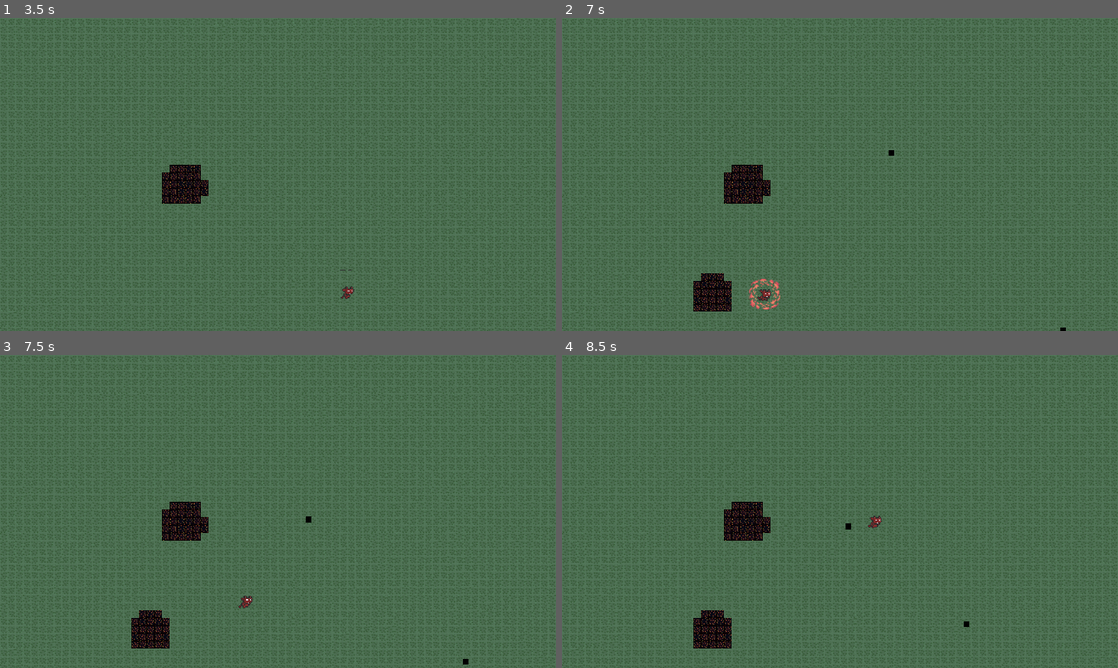
Above: before the commit, frames 1-4 (two rows, left to right).
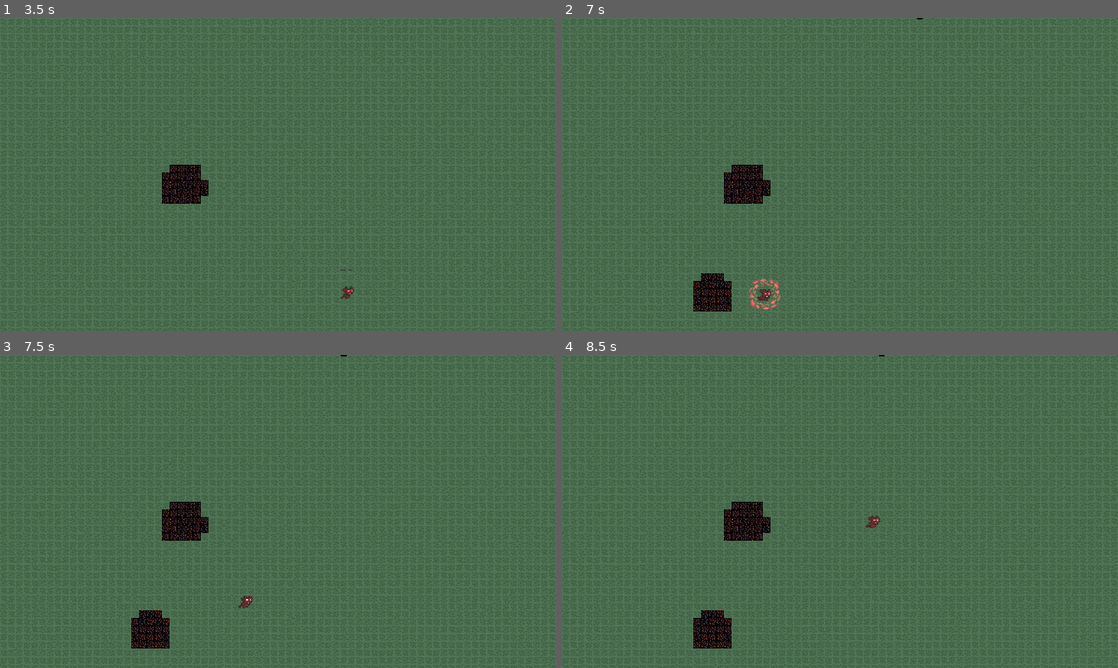
Above: after the commit, the same moments.

Repository: Seblis/They-won-t-survive
Game: Godot game, scene res://main.tscn
Same seed, same stepped clock (60 frames per second), same inputs: the game is played once before the commit and once after it.
Inputs:
- Up to frame 1 (3.5 s): click "Play" at 0.5 s; tap Enter at 1.25 s; hold Right (ui_right) 1.28-2.03 s; hold Down (ui_down) 2.03-2.78 s; tap Space at 2.75 s; hold Right (ui_right) from 2.78 s (still down)
- Up to frame 2 (7 s): release Right (ui_right) at 3.53 s; hold Up (ui_up) 3.53-4.28 s; hold Left (ui_left) 4.28-5.78 s; hold Down (ui_down) 5.78-6.53 s; hold Right (ui_right) from 6.53 s (still down)
- Up to frame 3 (7.5 s): release Right (ui_right) at 7.28 s; hold Up (ui_up) from 7.28 s (still down)
- Up to frame 4 (8.5 s): release Up (ui_up) at 8.03 s; hold Right (ui_right) from 8.03 s (still down)

Frame 1 is identical in both runs. In frame 2, less than 0.1% of the frame differs, in the area x 58-91%, y 0-100%; in frame 3, less than 0.1%; in frame 4, 0.1%, in the area x 51-74%, y 0-87%.

Commit message:
Changes to collision layer descriptions

Diff:
--- a/levels/enemy_spawner.gd
+++ b/levels/enemy_spawner.gd
@@ -17,6 +17,7 @@
 	if(spawn_counter < 4):
 		self.get_child(spawn_counter).spawn()
 	else:
+		return # TODO for testing purposes - remove later
 		spawn_counter = 0
 		self.get_child(spawn_counter).spawn()
 	spawn_counter+=1
--- a/npcs/enemy_knight/enemy_knight.tscn
+++ b/npcs/enemy_knight/enemy_knight.tscn
@@ -9,7 +9,7 @@
 size = Vector2(12, 12)
 
 [node name="EnemyKnight" type="CharacterBody2D"]
-collision_mask = 5
+collision_mask = 2
 script = ExtResource("1_m70gr")
 
 [node name="ColorRect" type="ColorRect" parent="."]
--- a/project.godot
+++ b/project.godot
@@ -38,7 +38,9 @@
 
 [layer_names]
 
+2d_physics/layer_1="Player layer"
 2d_physics/layer_2="Corruption layer"
+2d_physics/layer_3="Enemy weapons layer"
 
 [rendering]
 
